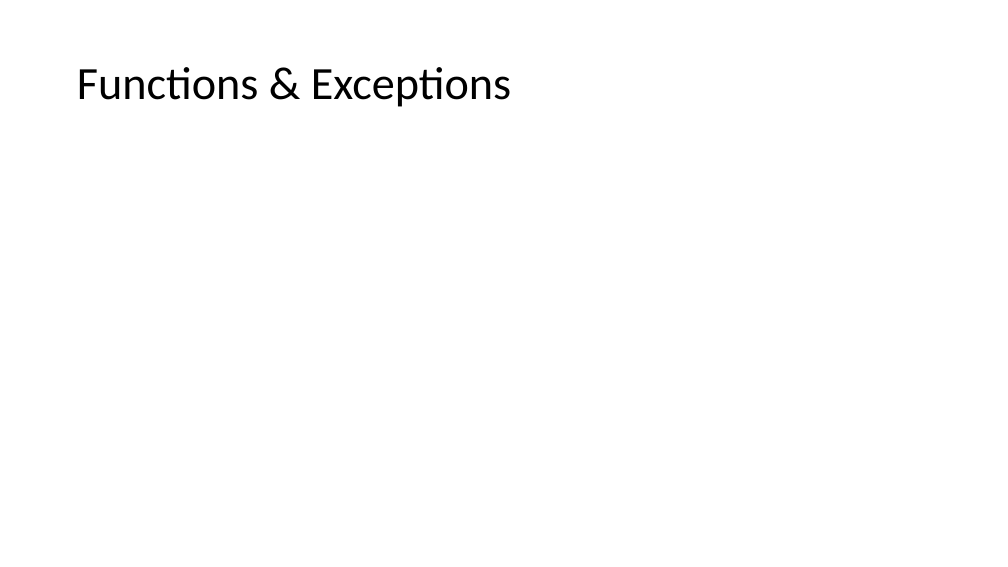
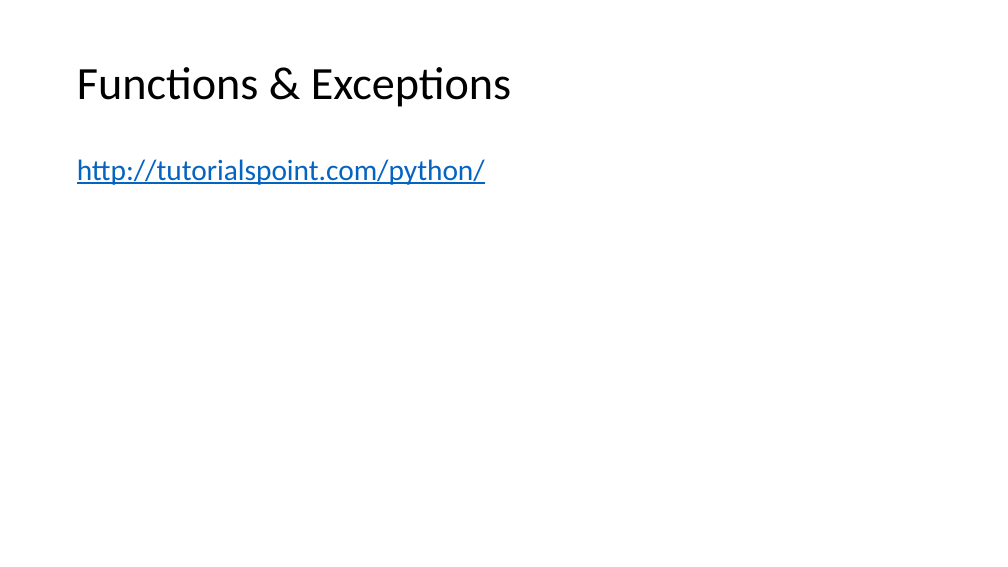
Before and after one commit to waytoalpit/MyBucket, a slide deck: slide 4 of Python Programming.pptx. Drawn at 1008x567 pixels with LibreOffice and Linux fonts; fonts in the diff are those of the drawing. Boxes give left, top, right and bottom in pixels: in the first picture for what was removed or moved away, otherwise in the second. Text is boxed around its words. In the diff, an @@ line names an element or a change of style, - is before the commit and + after.

```diff
--- a/Python Programming.pptx
+++ b/Python Programming.pptx
@@ text added at bbox=[77, 159, 485, 185], 28 pt, text #0563C1, underline @@
+http://tutorialspoint.com/python/
```
Also in this commit, not shown: 2 other slides changed, 4 slides added.
